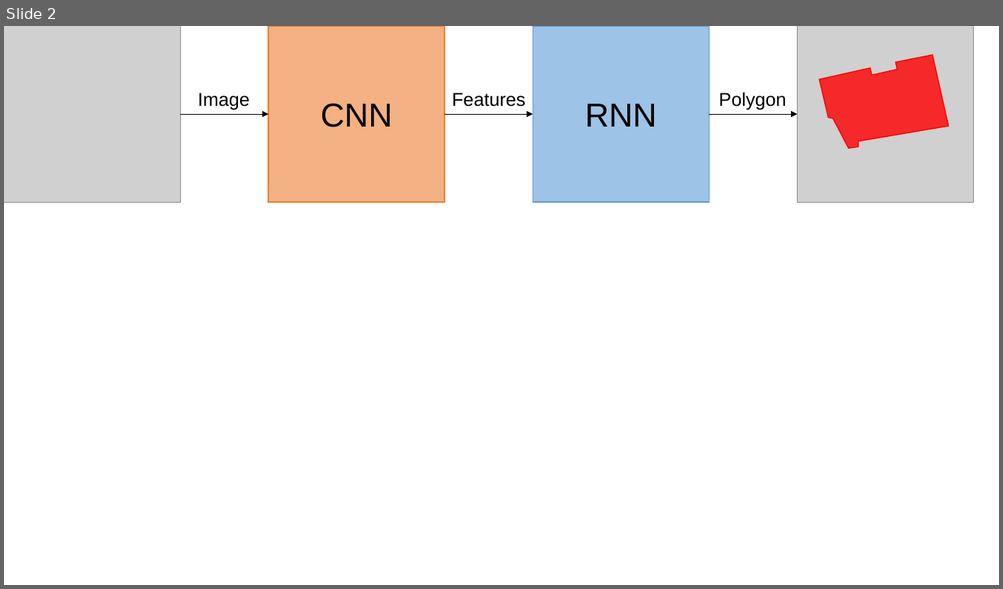
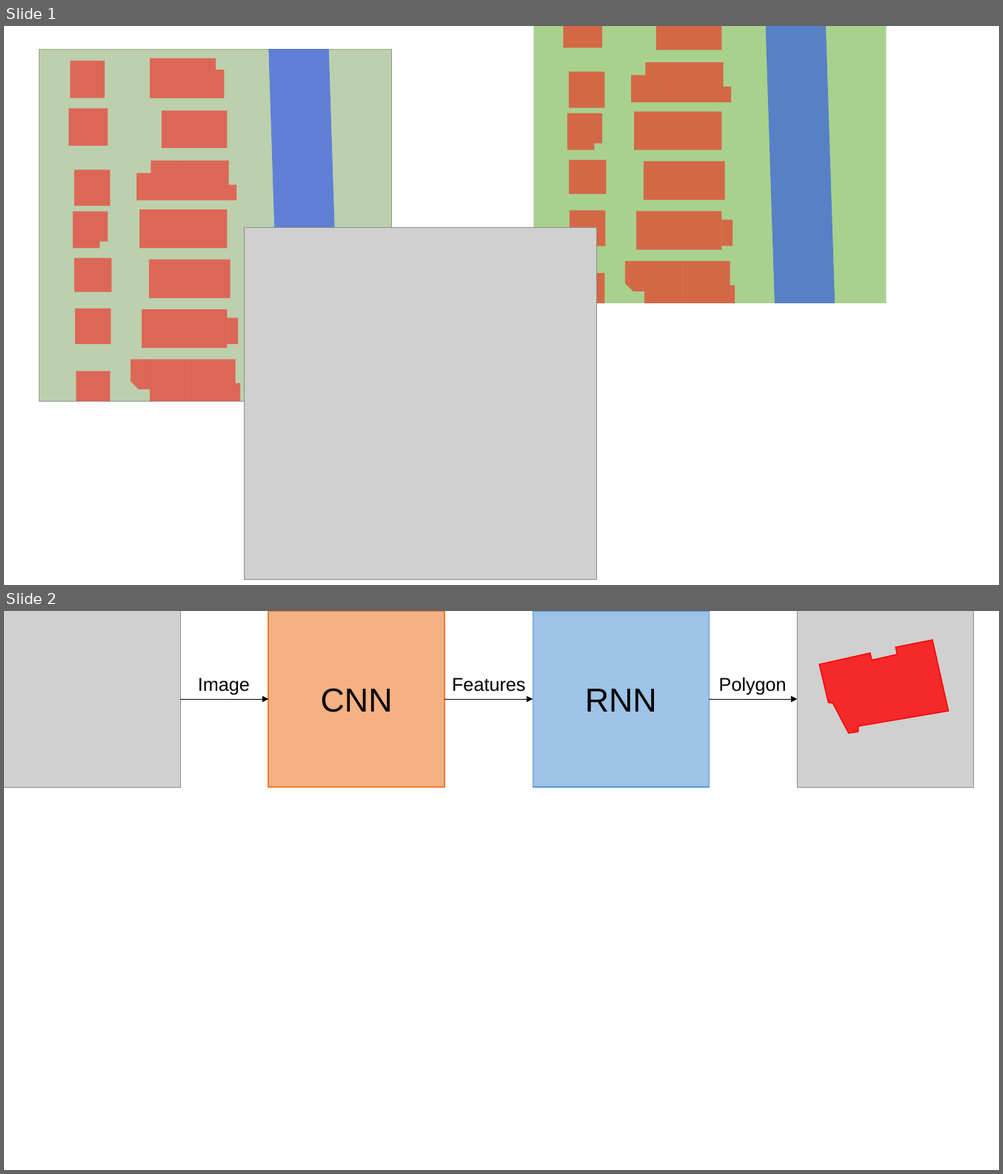
Before and after one commit to lizuoyue/ETH-Thesis, a slide deck: ThesisLaTeX/fig.pptx. Shown one above the other, each under a label of ours: slide 2 before the commit, slides 1 and 2 after it. The pictures are 1003x589 and 1003x1174 pixels, drawn with LibreOffice and Linux fonts; fonts in the diff are those of the drawing; grey boxes stand for pictures. Boxes give left, top, right and bottom in pixels: in the first picture for what was removed or moved away, otherwise in the second. Text is boxed around its words. In the diff, an @@ line names an element or a change of style, - is before the commit and + after.

```diff
--- a/ThesisLaTeX/fig.pptx
+++ b/ThesisLaTeX/fig.pptx
@@ slide 1 added at (x1=4, y1=26, x2=999, y2=585), background #FFFFFF @@
@@ group added at (x1=534, y1=26, x2=886, y2=304): 12 rectangles, 4 corners, 1 snip rect, 1 parallelogram @@
@@ picture added at (x1=39, y1=49, x2=391, y2=401) @@
@@ rectangle added at (x1=39, y1=49, x2=391, y2=401), fill #A9D18E at 50% opacity @@
@@ group added at (x1=69, y1=49, x2=341, y2=402): 12 rectangles, 5 corners, 1 snip rect, 1 parallelogram @@
@@ picture added at (x1=244, y1=228, x2=597, y2=580) @@
```
Also in this commit, not shown: 1 slide removed, 13 other files.
